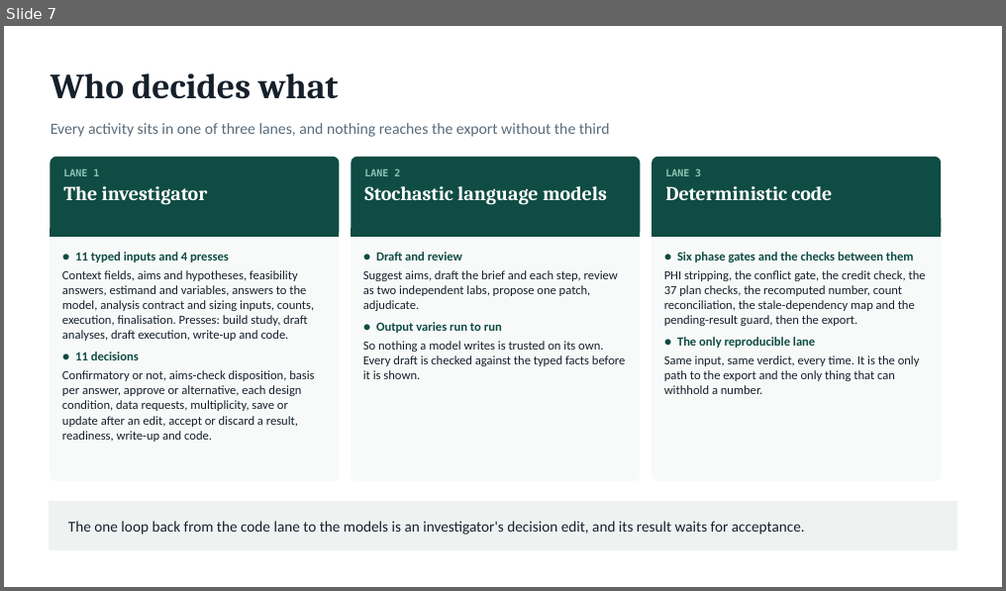
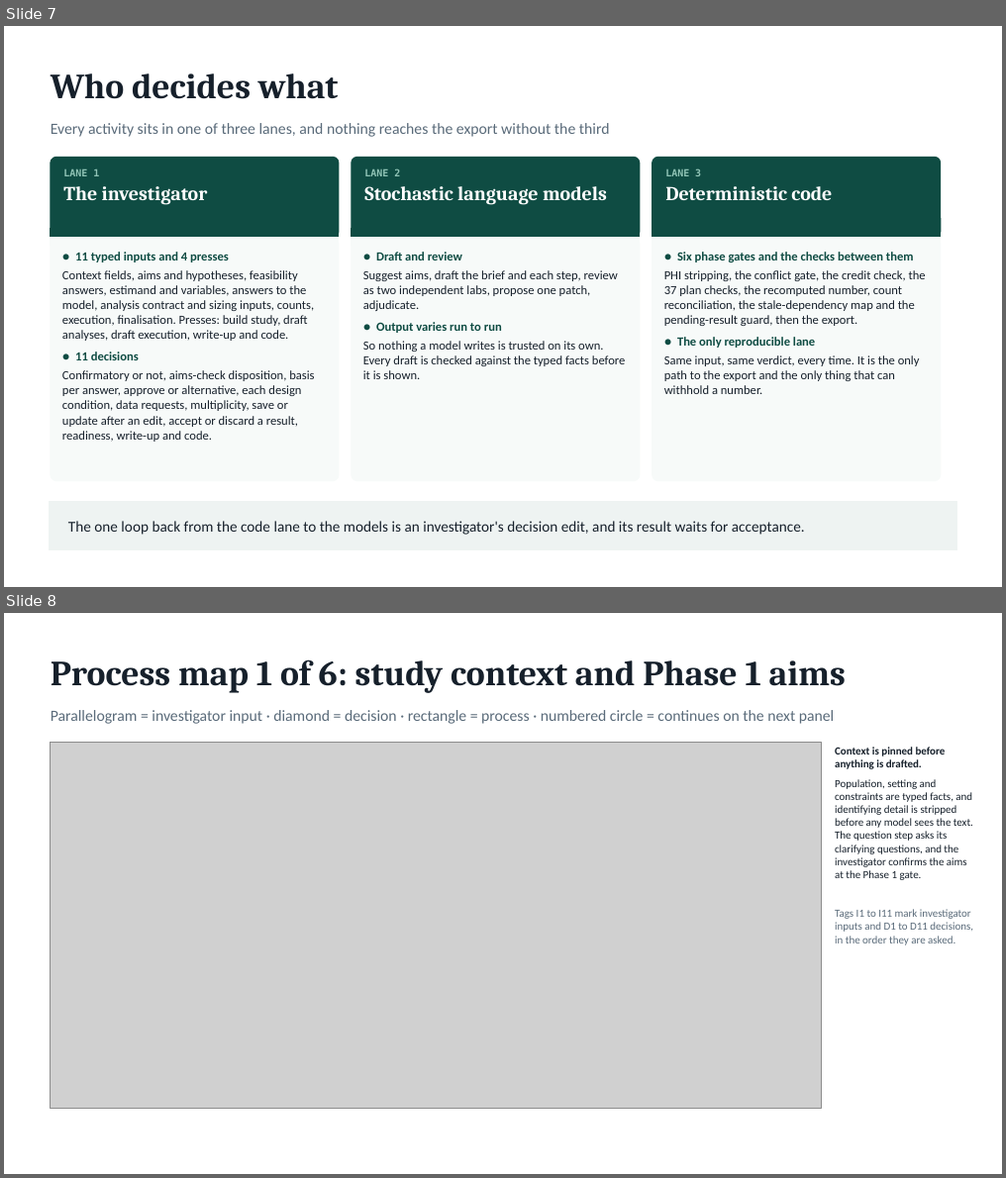
Before and after one commit to juleonr/Juleonrabbani-website, a slide deck: docs/Mallard Study Design Process - leaders deck.pptx. Shown one above the other, each under a label of ours: slide 7 before the commit, slides 7 and 8 after it. The pictures are 1006x591 and 1006x1178 pixels, drawn with LibreOffice and Linux fonts; fonts in the diff are those of the drawing; grey boxes stand for pictures. Boxes give left, top, right and bottom in pixels: in the first picture for what was removed or moved away, otherwise in the second. Text is boxed around its words. In the diff, an @@ line names an element or a change of style, - is before the commit and + after.

```diff
--- a/docs/Mallard Study Design Process - leaders deck.pptx
+++ b/docs/Mallard Study Design Process - leaders deck.pptx
@@ slide 8 added at bbox=[4, 613, 1002, 1174], background #FFFFFF @@
@@ text added at bbox=[51, 660, 846, 693], 34 pt, text #16202B, bold @@
+Process map 1 of 6: study context and Phase 1 aims
@@ text added at bbox=[51, 710, 835, 724], 15 pt, text #5A6B7A @@
+Parallelogram = investigator input · diamond = decision · rectangle = process · numbered circle = continues on the next panel
@@ picture added at bbox=[51, 742, 822, 1109] @@
@@ text added at bbox=[835, 747, 973, 946], 10.5 pt, text #16202B @@
+Context is pinned before anything is drafted.
+Population, setting and constraints are typed facts, and identifying detail is stripped before any model sees the text. The question step asks its clarifying questions, and the investigator confirms the aims at the Phase 1 gate.
+Tags I1 to I11 mark investigator inputs and D1 to D11 decisions, in the order they are asked.
```
Also in this commit, not shown: 1 slide changed, 4 other slides added, 1 other file.
